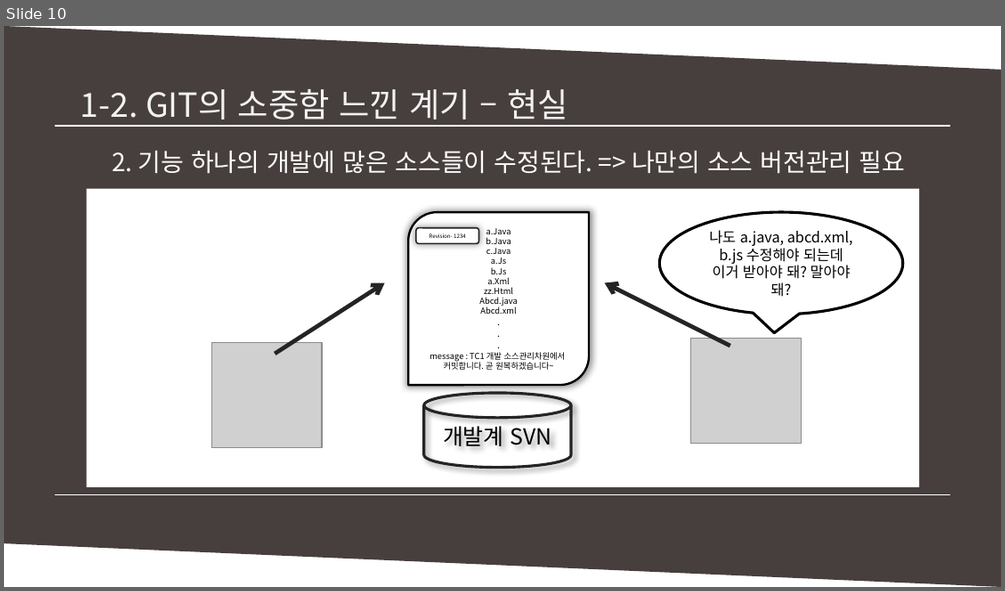
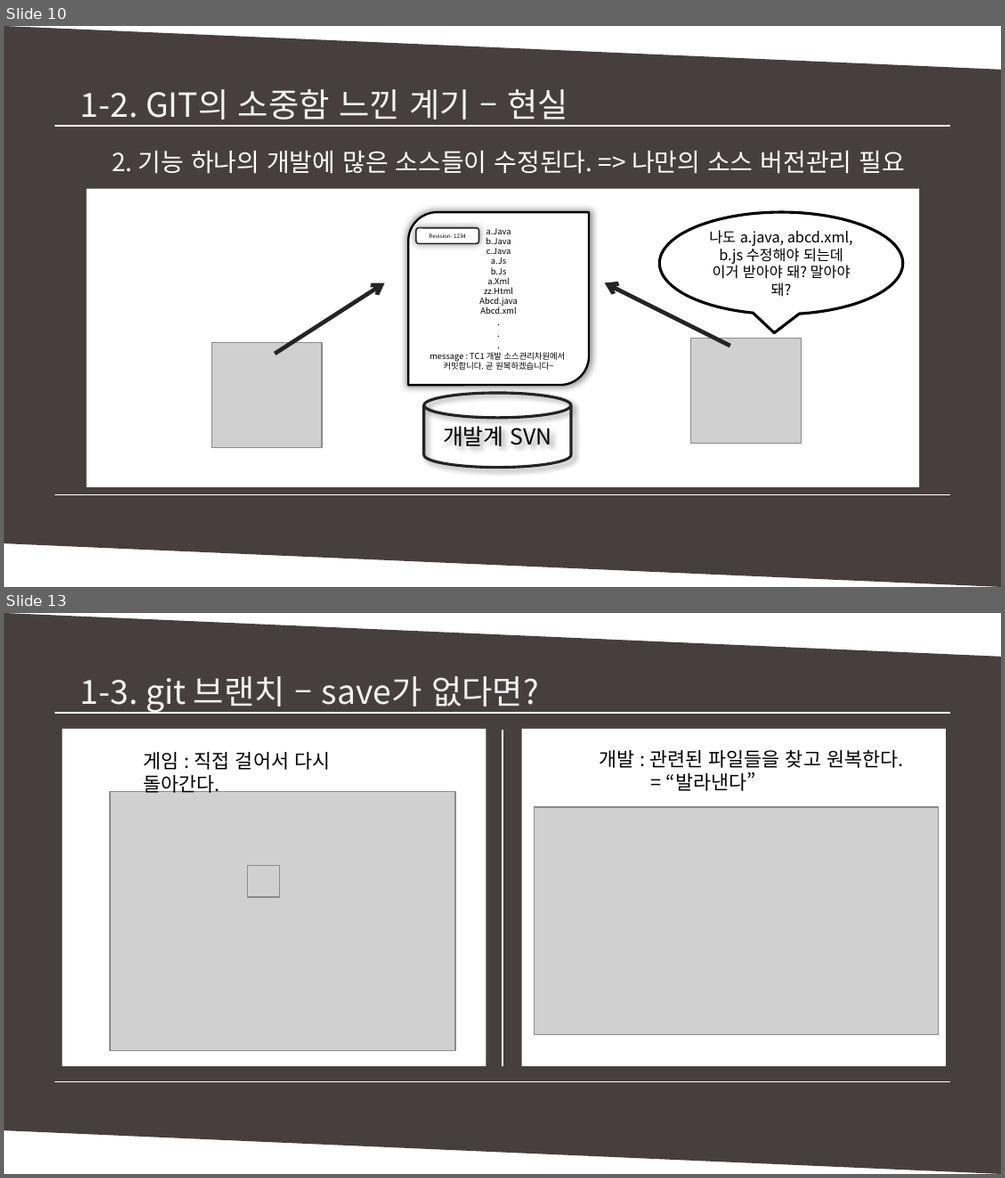
Before and after one commit to MinSikMoon/pptgit, a slide deck: git발표.pptx. Shown one above the other, each under a label of ours: slide 10 before the commit, slides 10 and 13 after it; the slides between them are not shown. The pictures are 1005x591 and 1005x1178 pixels, drawn with LibreOffice and Linux fonts; fonts in the diff are those of the drawing; grey boxes stand for pictures. Boxes give left, top, right and bottom in pixels: in the first picture for what was removed or moved away, otherwise in the second. Text is boxed around its words. In the diff, an @@ line names an element or a change of style, - is before the commit and + after.

```diff
--- a/git발표.pptx
+++ b/git발표.pptx
@@ slide 13 added at [4, 613, 1001, 1174], background #FFFFFF @@
@@ parallelogram added at [4, 613, 1001, 1173], fill #473F3D @@
@@ text added at [81, 676, 539, 713], 24 pt, text #F2F2F2 @@
+1-3. git 브랜치 – save가 없다면?
@@ line added from (55, 713) to (950, 713), #FFFFFF 1 pt @@
@@ line added from (63, 713) to (950, 713), #FFFFFF 1 pt @@
@@ rectangle added at [62, 729, 485, 1067], fill #FFFFFF @@
@@ line added from (502, 730) to (502, 1065), #FFFFFF 1 pt @@
@@ rectangle added at [521, 729, 945, 1067], fill #FFFFFF @@
@@ text added at [143, 752, 330, 793], 14 pt, text #000000 @@
+게임 : 직접 걸어서 다시 돌아간다.
@@ text added at [599, 750, 904, 791], 14 pt, text #000000 @@
+개발 : 관련된 파일들을 찾고 원복한다.
+= “발라낸다”
@@ picture added at [110, 791, 454, 1051] @@
@@ picture added at [534, 807, 938, 1035] @@
@@ picture added at [248, 865, 279, 896] @@
@@ line added from (55, 1081) to (942, 1081), #FFFFFF 1 pt @@
@@ line added from (55, 1081) to (950, 1081), #FFFFFF 1 pt @@
```
Also in this commit, not shown: 5 slides changed, 3 other slides added.
